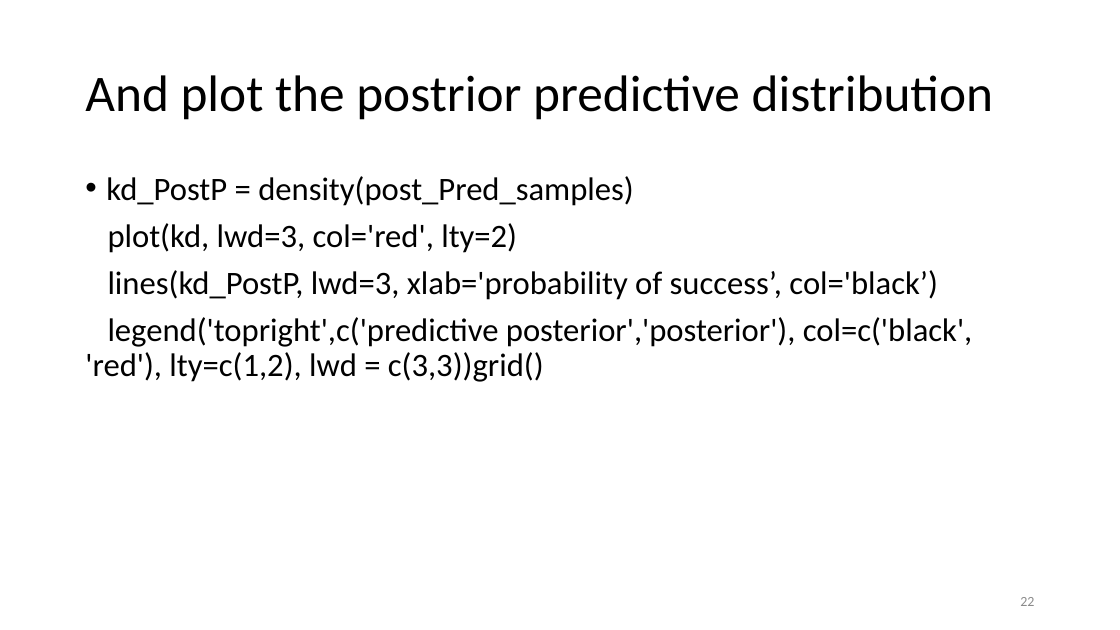
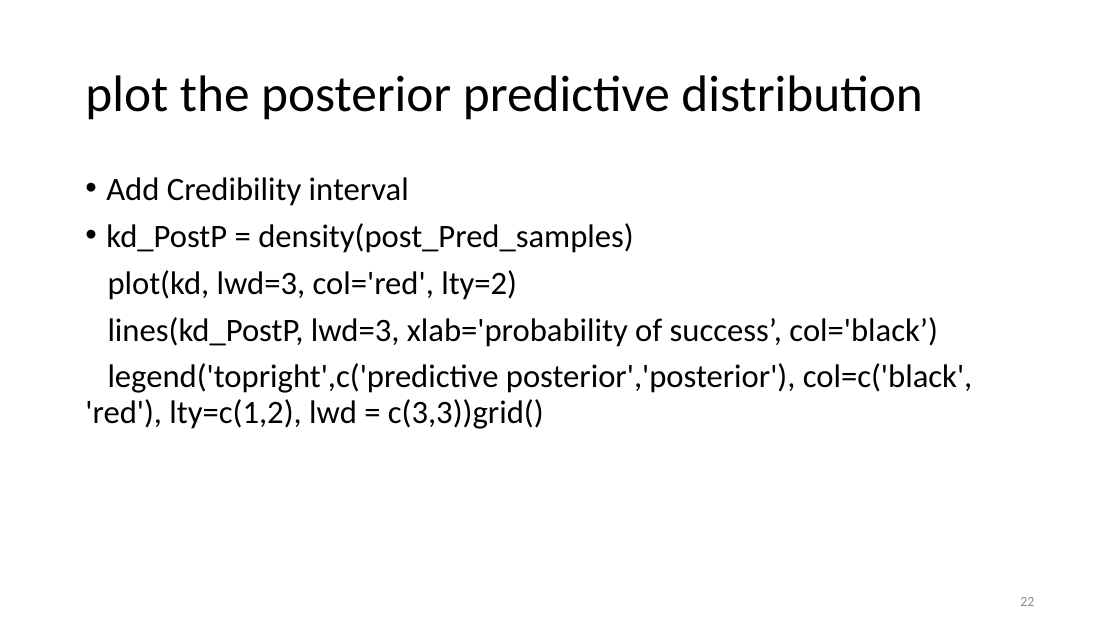
Before and after one commit to jamesbrownlow/BayesTutorialRjags, a slide deck: slide 22 of HamadaEx1.pptx. Drawn at 1120x630 pixels with LibreOffice and Linux fonts; fonts in the diff are those of the drawing. Boxes give left, top, right and bottom in pixels: in the first picture for what was removed or moved away, otherwise in the second. Text is boxed around its words. In the diff, an @@ line names an element or a change of style, - is before the commit and + after.

```diff
--- a/HamadaEx1.pptx
+++ b/HamadaEx1.pptx
@@ title at (x1=85, y1=75, x2=922, y2=120): text changed @@
-And plot the postrior predictive distribution
+plot the posterior predictive distribution
@@ text at (x1=106, y1=177, x2=409, y2=206): paragraph added @@
+• Add Credibility interval
```
Also in this commit, not shown: 12 other slides changed, 8 slides added, 4 slides removed, 1 other file.
